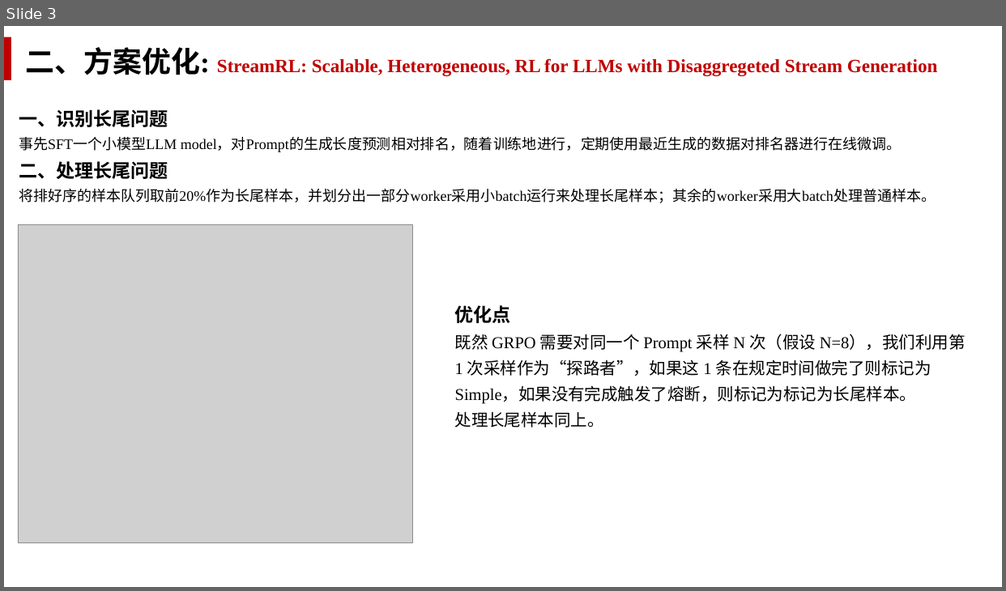
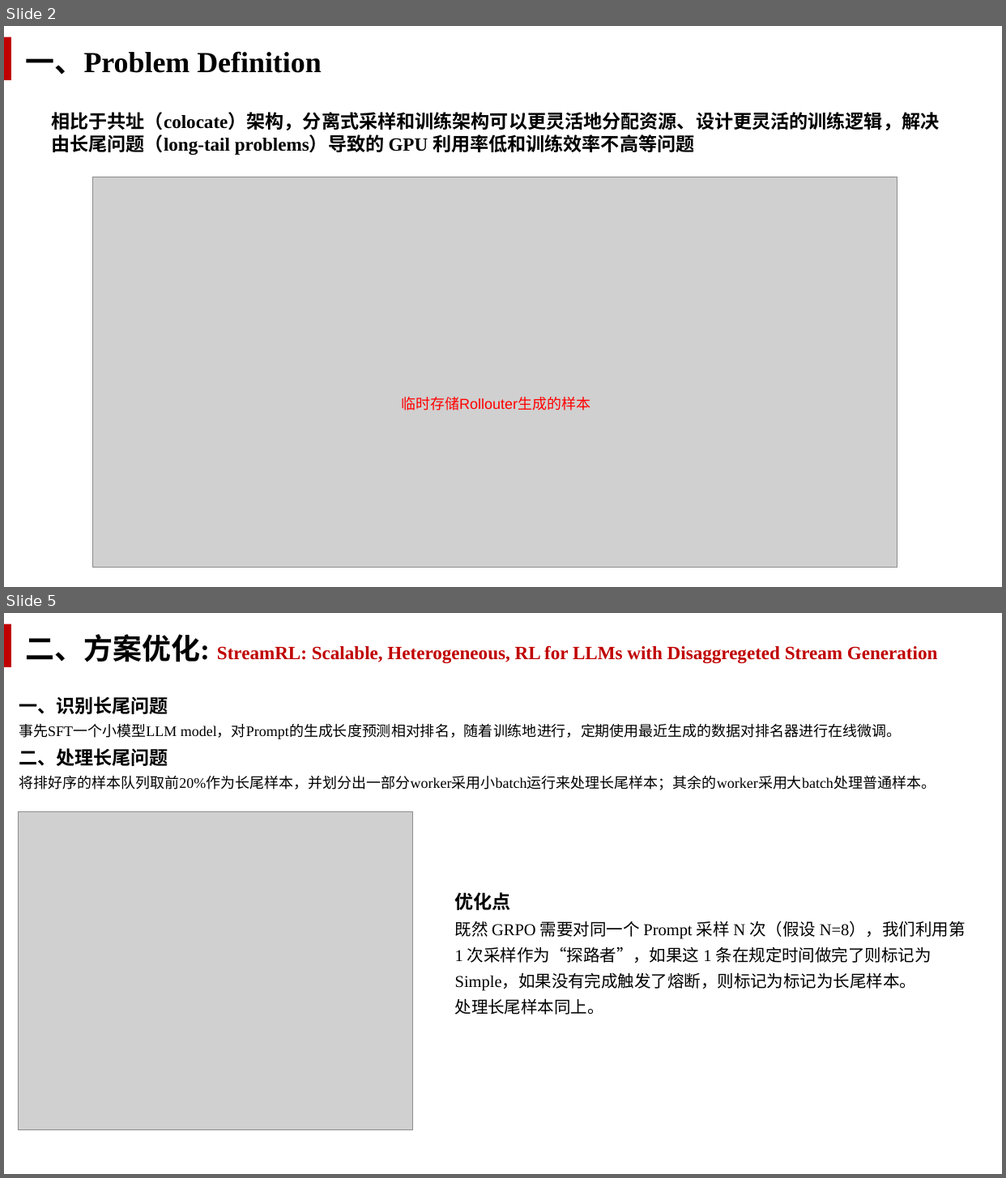
Before and after one commit to Watsontao/mindrlhf, a slide deck: 方案/组内分享.pptx. Shown one above the other, each under a label of ours: slide 3 before the commit, slides 2 and 5 after it; the slides between them are not shown. The pictures are 1006x591 and 1006x1178 pixels, drawn with LibreOffice and Linux fonts; fonts in the diff are those of the drawing; grey boxes stand for pictures. Boxes give left, top, right and bottom in pixels: in the first picture for what was removed or moved away, otherwise in the second. Text is boxed around its words. In the diff, an @@ line names an element or a change of style, - is before the commit and + after.

```diff
--- a/方案/组内分享.pptx
+++ b/方案/组内分享.pptx
@@ slide 2 added at box(4, 26, 1002, 587), background #FFFFFF @@
@@ rectangle added at box(4, 37, 11, 80), fill #C00000 @@
@@ text added at box(26, 51, 322, 75), 28 pt, text #000000, bold @@
+一、Problem Definition
@@ text added at box(51, 112, 939, 155), 18 pt, text #000000, bold @@
+相比于共址（colocate）架构，分离式采样和训练架构可以更灵活地分配资源、设计更灵活的训练逻辑，解决由长尾问题（long-tail problems）导致的 GPU 利用率低和训练效率不高等问题
@@ picture added at box(92, 177, 897, 567) @@
@@ text added at box(401, 397, 590, 411), 14 pt, text #FF0000 @@
+临时存储Rollouter生成的样本
@@ what was slide 3 is now slide 5 @@
```
Also in this commit, not shown: 5 slides changed, 1 other slide added.
